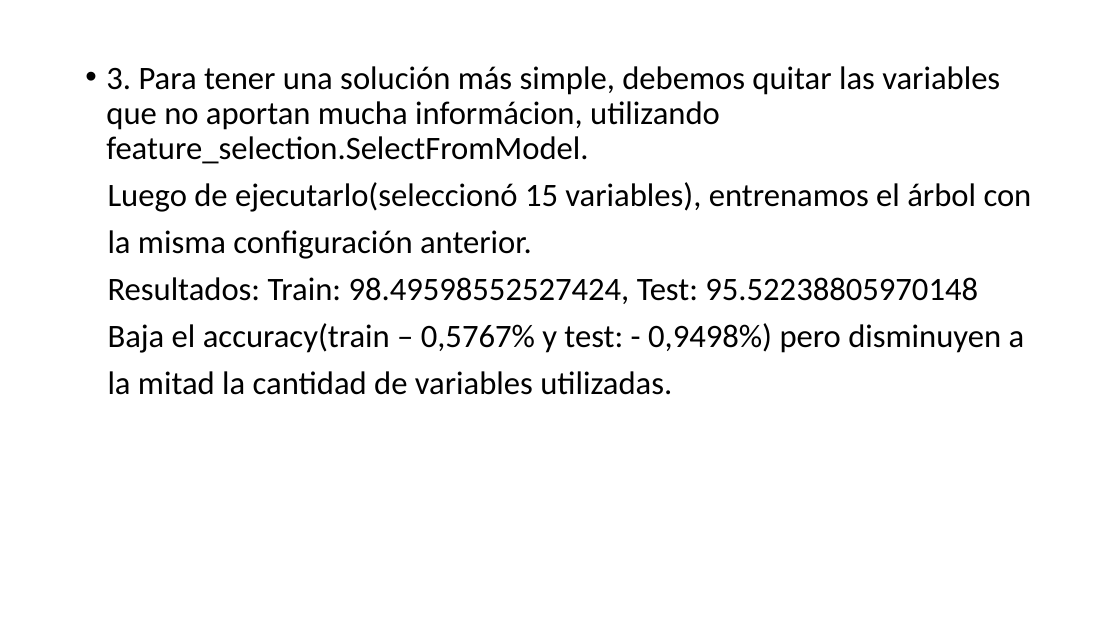
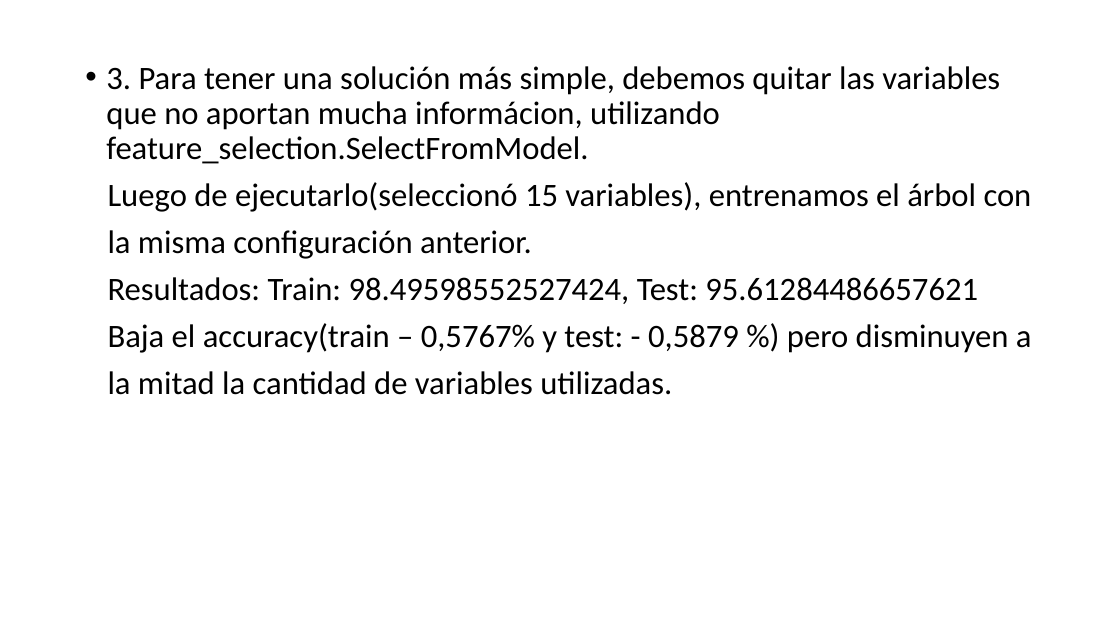
Before and after one commit to FernandoWajl/mineria-datos-phising, a slide deck: slide 6 of Trabajo final/presentacion phishing.pptx. Drawn at 1120x630 pixels with LibreOffice and Linux fonts; fonts in the diff are those of the drawing. Boxes give left, top, right and bottom in pixels: in the first picture for what was removed or moved away, otherwise in the second. Text is boxed around its words. In the diff, an @@ line names an element or a change of style, - is before the commit and + after.

```diff
--- a/Trabajo final/presentacion phishing.pptx
+++ b/Trabajo final/presentacion phishing.pptx
@@ text at [108, 277, 1032, 353]: text changed @@
-Resultados: Train: 98.49598552527424, Test: 95.52238805970148
-Baja el accuracy(train – 0,5767% y test: - 0,9498%) pero disminuyen a
+Resultados: Train: 98.49598552527424, Test: 95.61284486657621
+Baja el accuracy(train – 0,5767% y test: - 0,5879 %) pero disminuyen a
```
Also in this commit, not shown: 4 other slides changed, 2 other files.
